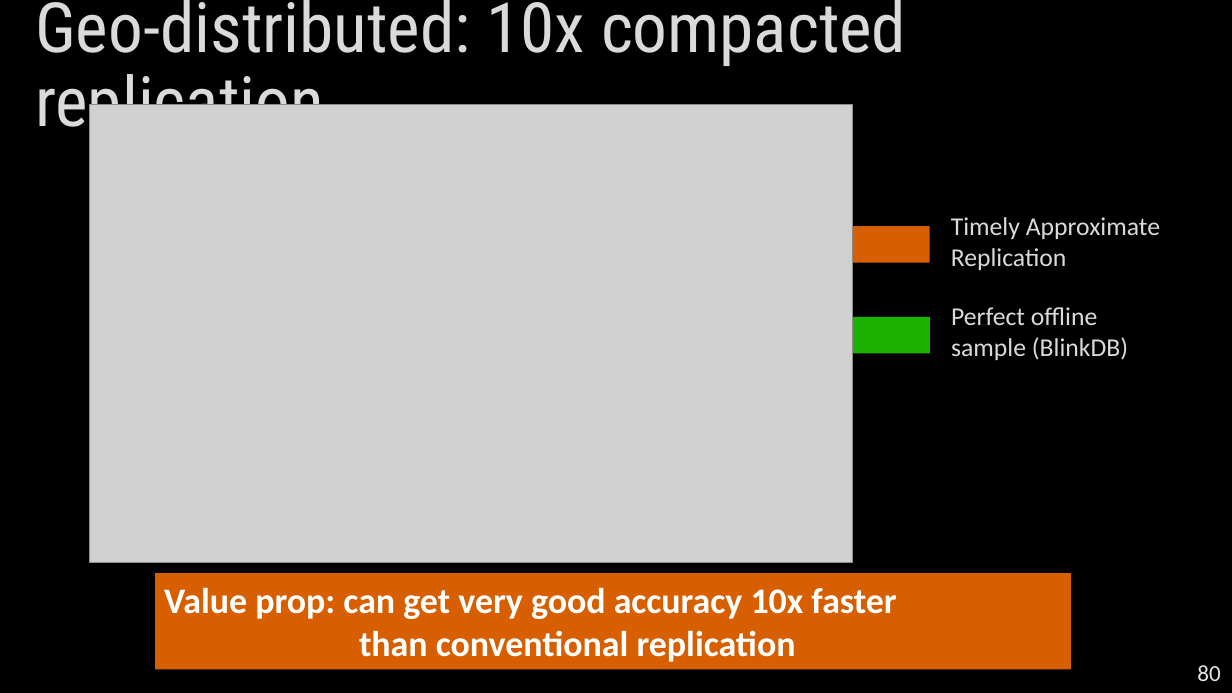
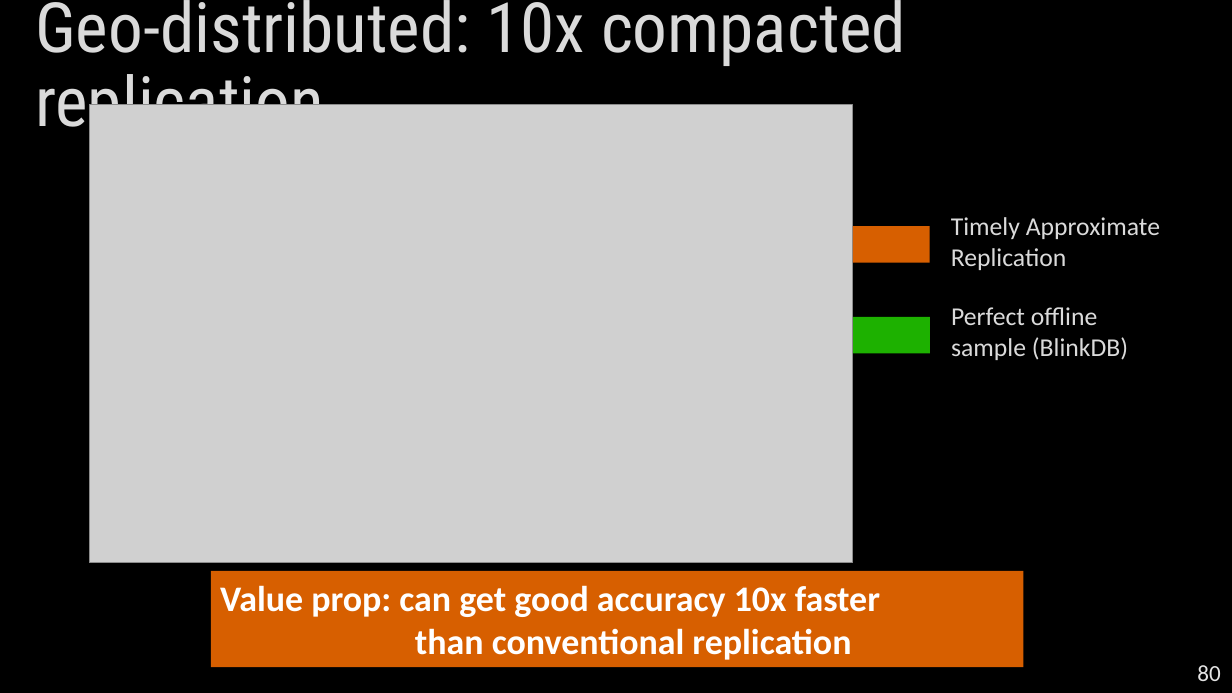
Before and after one commit to ayvee/ayvee.github.io, a slide deck: slide 80 of tmp/2019-03-29-ms.pptx. Drawn at 1232x693 pixels with LibreOffice and Linux fonts; fonts in the diff are those of the drawing; grey boxes stand for pictures. Boxes give left, top, right and bottom in pixels: in the first picture for what was removed or moved away, otherwise in the second. Text is boxed around its words. In the diff, an @@ line names an element or a change of style, - is before the commit and + after.

```diff
--- a/tmp/2019-03-29-ms.pptx
+++ b/tmp/2019-03-29-ms.pptx
@@ rectangle "Value prop: can get good ...": place and size @@
-rectangle "Value prop: can get good ..." at box(155, 573, 1072, 669)
+rectangle "Value prop: can get good ..." at box(211, 571, 1023, 667)
@@ text in rectangle at box(220, 585, 880, 660): text changed @@
-Value prop: can get very good accuracy 10x faster
-than conventional replication
+Value prop: can get good accuracy 10x faster
+than conventional replication
```
Also in this commit, not shown: 3 other slides changed, 1 other file.
